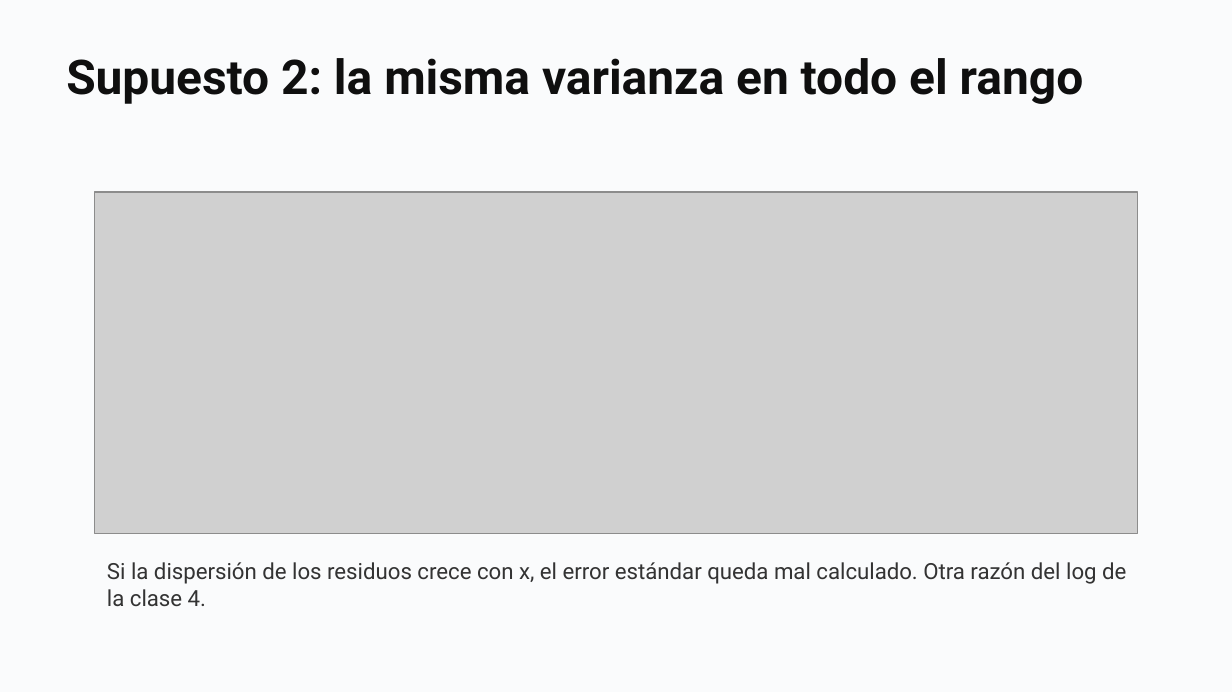
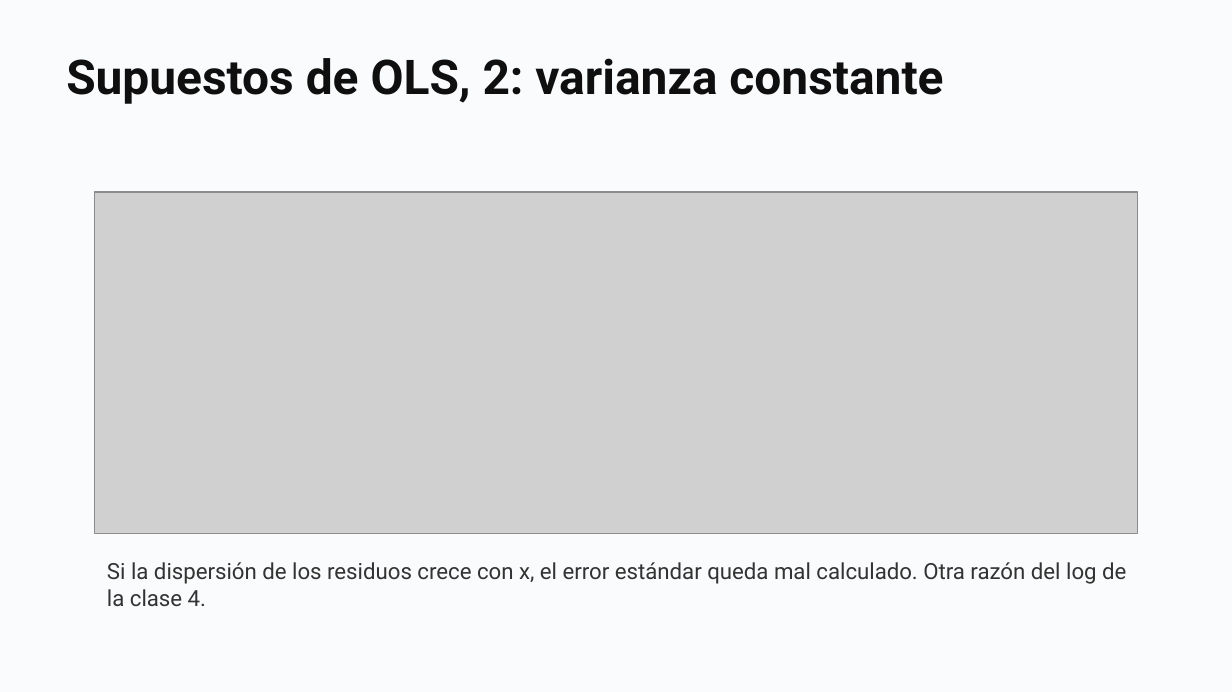
Before and after one commit to daniopitz/diplomado-cdd, a slide deck: slide 43 of presentaciones/clase05_probabilidad_inferencia.pptx. Drawn at 1232x692 pixels with LibreOffice and Linux fonts; fonts in the diff are those of the drawing; grey boxes stand for pictures. Boxes give left, top, right and bottom in pixels: in the first picture for what was removed or moved away, otherwise in the second. Text is boxed around its words. In the diff, an @@ line names an element or a change of style, - is before the commit and + after.

```diff
--- a/presentaciones/clase05_probabilidad_inferencia.pptx
+++ b/presentaciones/clase05_probabilidad_inferencia.pptx
@@ text at bbox=[66, 58, 943, 104]: text changed @@
-Supuesto 2: la misma varianza en todo el rango
+Supuestos de OLS, 2: varianza constante
```
Also in this commit, not shown: 3 other slides changed, 5 other files.
